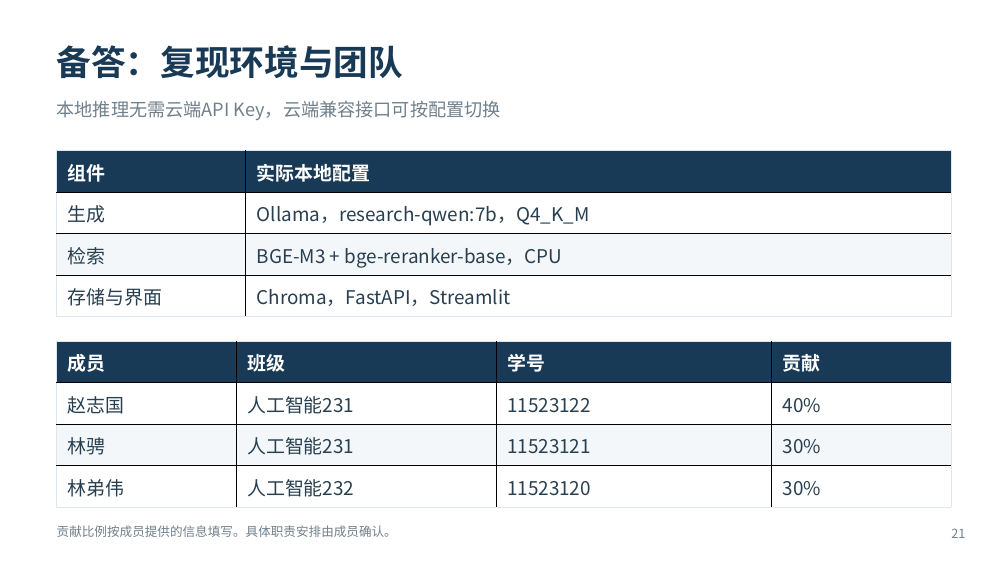
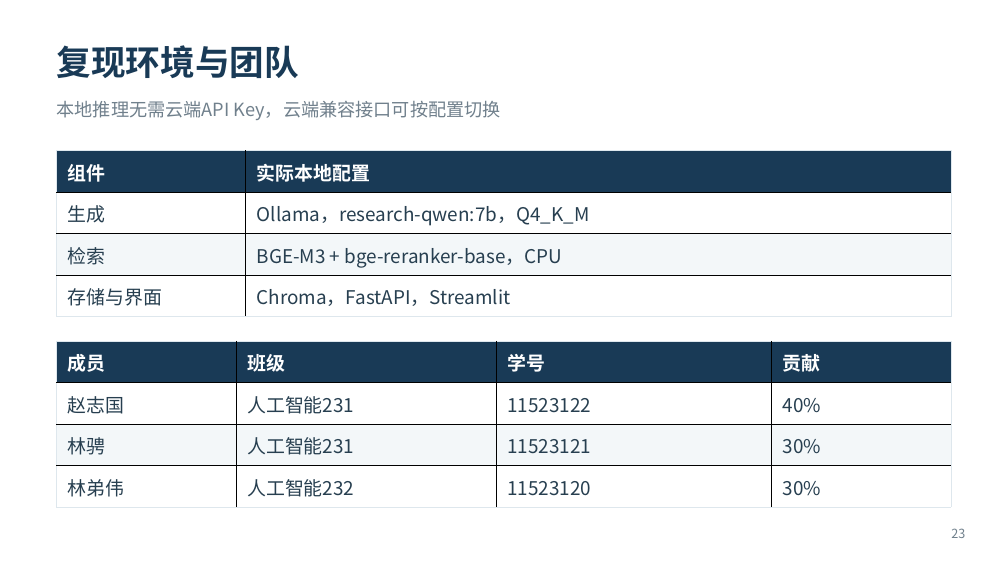
Before and after one commit to JueBeiYi/-RAG-Agent-, a slide deck: slide 21 of artifacts/defense/课设答辩_智能科研助理.pptx. Drawn at 1008x567 pixels with LibreOffice and Linux fonts; fonts in the diff are those of the drawing. Boxes give left, top, right and bottom in pixels: in the first picture for what was removed or moved away, otherwise in the second. Text is boxed around its words. In the diff, an @@ line names an element or a change of style, - is before the commit and + after.

```diff
--- a/artifacts/defense/课设答辩_智能科研助理.pptx
+++ b/artifacts/defense/课设答辩_智能科研助理.pptx
@@ text at bbox=[57, 45, 300, 78]: text changed @@
-备答：复现环境与团队
+复现环境与团队
@@ text removed at bbox=[57, 525, 397, 537] @@
-贡献比例按成员提供的信息填写。具体职责安排由成员确认。
@@ text at bbox=[951, 528, 965, 538]: text changed @@
-21
+23
```
Also in this commit, not shown: 16 other slides changed, 2 slides added, 2 slides removed, 9 other files.
